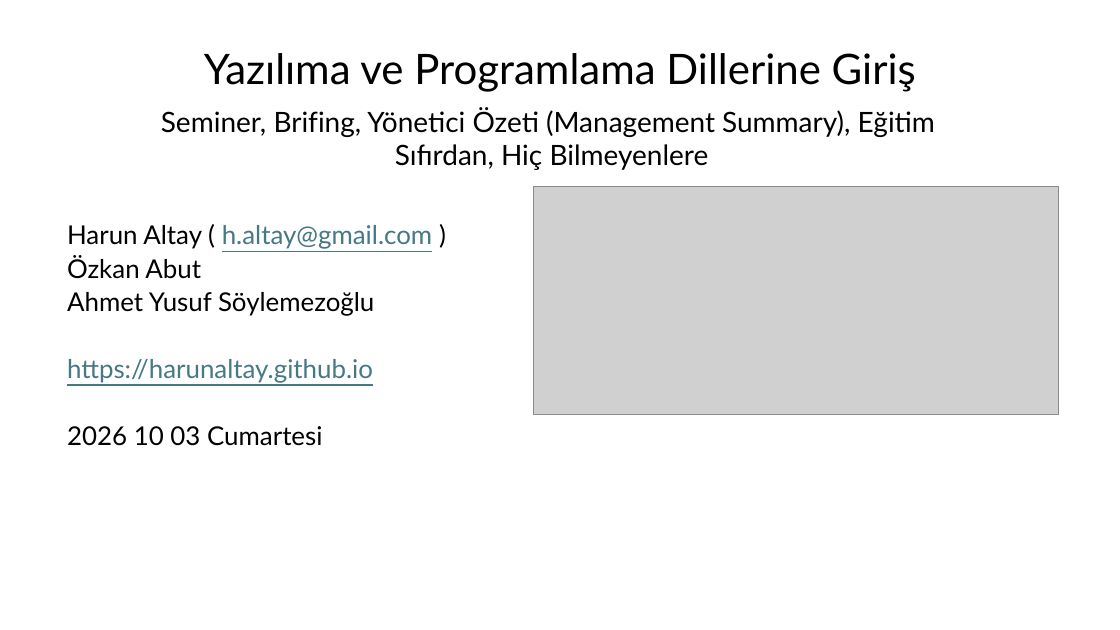
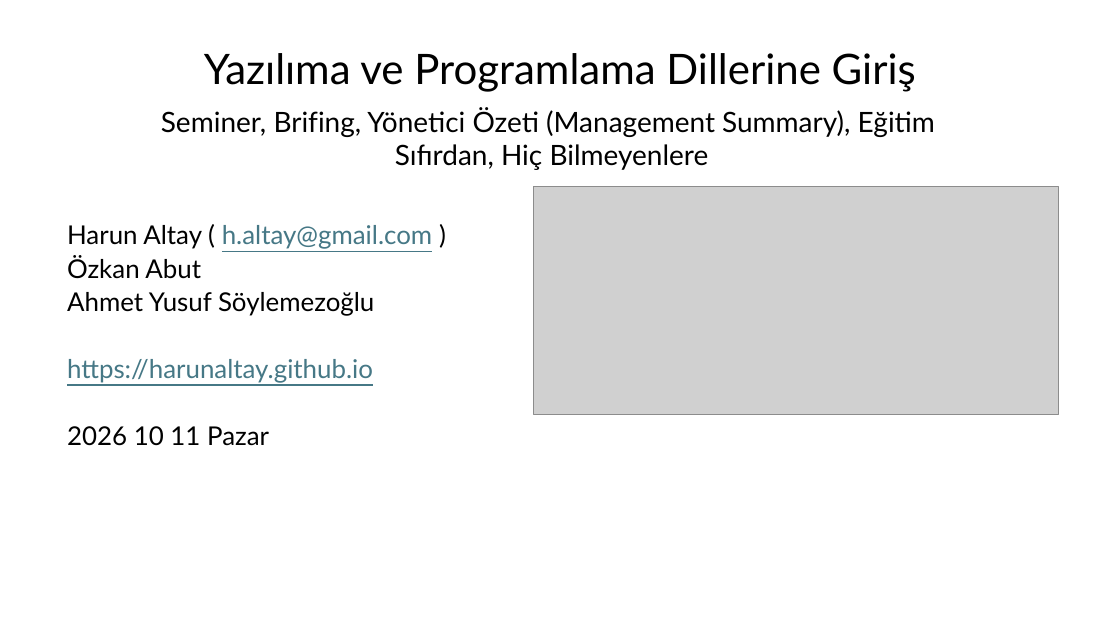
Before and after one commit to harunaltay/harunaltay.github.io, a slide deck: slide 1 of prog-diller/yazilim-sunum/Yazilim-Programlama-Dilleri-Giris.pptx. Drawn at 1120x630 pixels with LibreOffice and Linux fonts; fonts in the diff are those of the drawing; grey boxes stand for pictures. Boxes give left, top, right and bottom in pixels: in the first picture for what was removed or moved away, otherwise in the second. Text is boxed around its words. In the diff, an @@ line names an element or a change of style, - is before the commit and + after.

```diff
--- a/prog-diller/yazilim-sunum/Yazilim-Programlama-Dilleri-Giris.pptx
+++ b/prog-diller/yazilim-sunum/Yazilim-Programlama-Dilleri-Giris.pptx
@@ subtitle at [67, 426, 269, 446]: text changed @@
-2026 10 03 Cumartesi
+2026 10 11 Pazar
```
Also in this commit, not shown: 55 other slides changed, 3 slides added, 1 other file.
